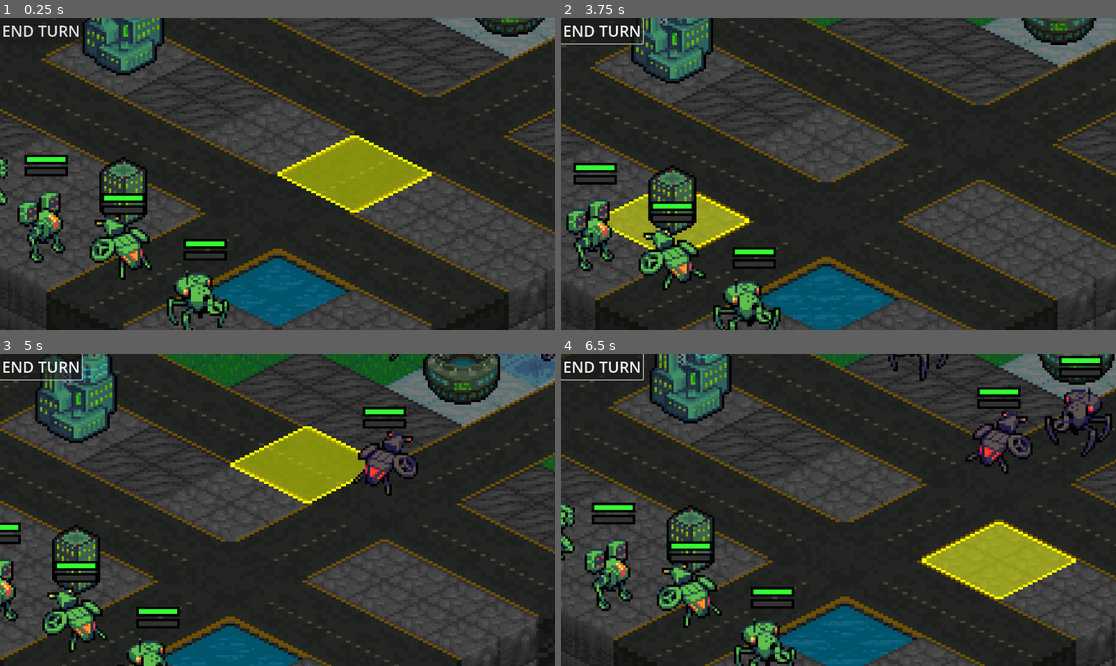
Above: before the commit, frames 1-4 (two rows, left to right).
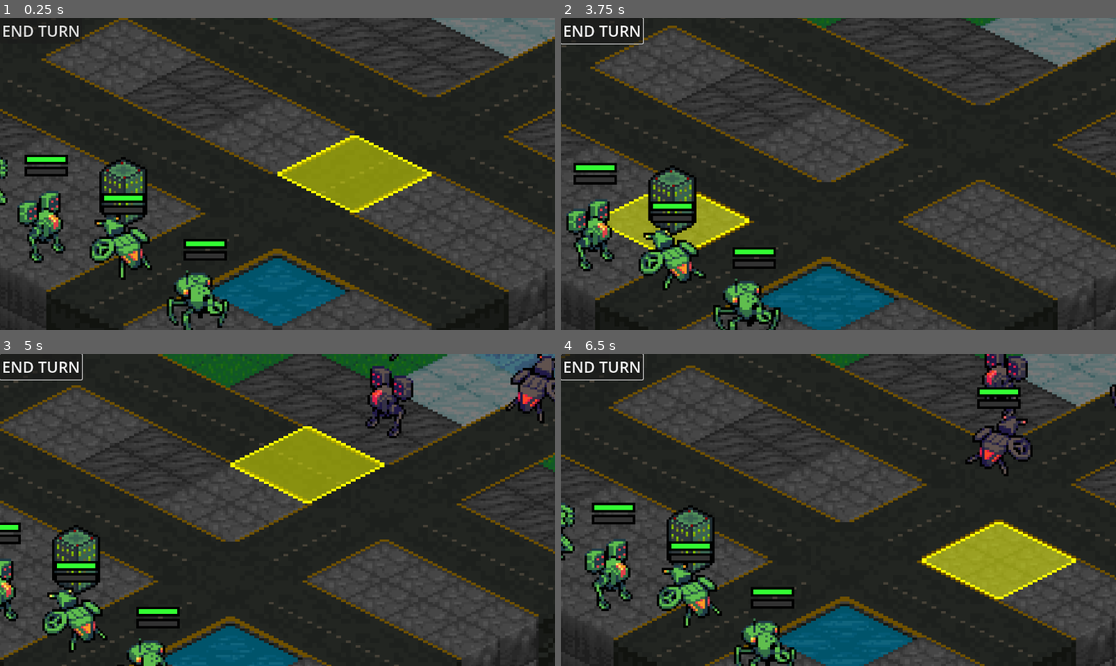
Above: after the commit, the same moments.

Repository: Tekknobot/Terrain
Game: Godot game, scene res://Scenes/Main.tscn
Same seed, same stepped clock (60 frames per second), same inputs: the game is played once before the commit and once after it.
Inputs (mouse positions are in pixels of both pictures, inside the frame that each line leads up to):
- Up to frame 1 (0.25 s): no input
- Up to frame 2 (3.75 s): click "END TURN" at 0.5 s; click "END TURN" at 1.25 s; click "END TURN" at 2 s; move the mouse to (960, 158) at 2.77 s; click (960, 158) at 2.92 s; drag from (727, 189) to (605, 270) at 3.52 s
- Up to frame 3 (5 s): move the mouse to (333, 441) at 4.27 s; click (333, 441) at 4.42 s
- Up to frame 4 (6.5 s): drag from (810, 572) to (943, 522) at 5.02 s; move the mouse to (1005, 556) at 5.77 s; click (1005, 556) at 5.92 s

The runs differ from the first frame. In frame 1, 2.6% of the frame differs, in the area x 14-99%, y 0-19%; in frame 2, 3.2%; in frame 3, 8.2%, in the area x 6-100%, y 0-46%; in frame 4, 6.7%.

Commit message:
Go see Yoshi.

Diff:
--- a/Scenes/Main.tscn
+++ b/Scenes/Main.tscn
@@ -195,7 +195,7 @@
 player_units = Array[PackedScene]([ExtResource("9_cq62f"), ExtResource("10_ijfy0"), ExtResource("11_1jvt7"), ExtResource("12_g6pgr"), ExtResource("13_nlsfu"), ExtResource("14_usaop")])
 enemy_units = Array[PackedScene]([ExtResource("9_tx01l"), ExtResource("10_jnxcy"), ExtResource("11_kslvh"), ExtResource("12_igjmq"), ExtResource("13_mmtes"), ExtResource("14_42888")])
 structure_scenes = Array[PackedScene]([ExtResource("29_u3kwq"), ExtResource("30_vr6ln"), ExtResource("31_u8ap8"), ExtResource("32_ebequ"), ExtResource("33_8ltv0"), ExtResource("34_r0hbk")])
-max_structures = 8
+max_structures = 6
 max_enemy_units = 8
 
 [node name="AudioStreamPlayer2D" type="AudioStreamPlayer2D" parent="TileMap"]
